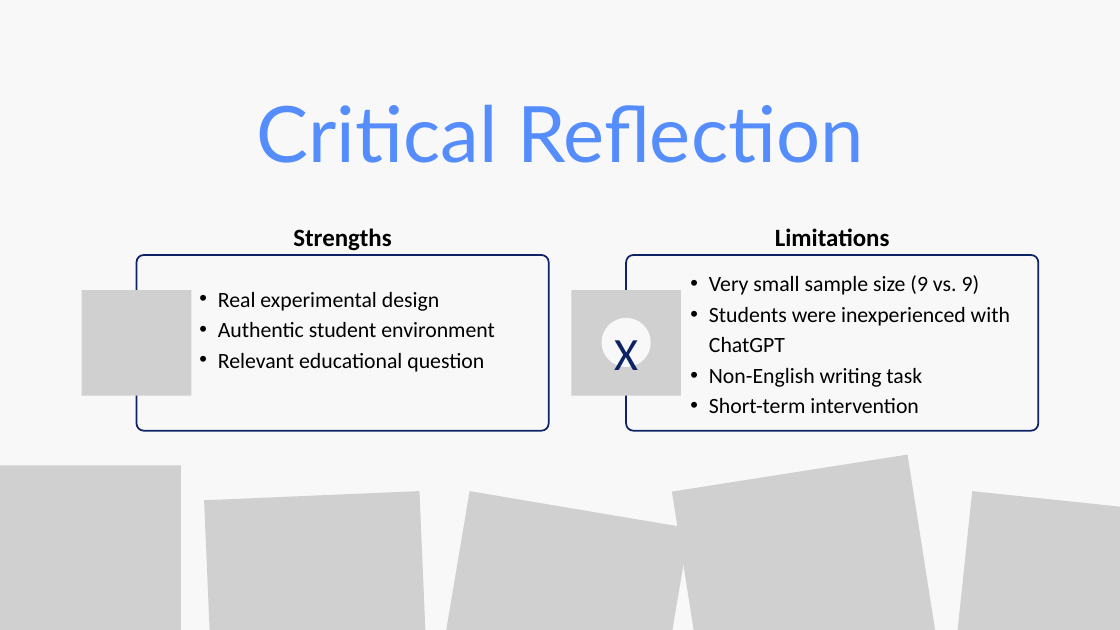
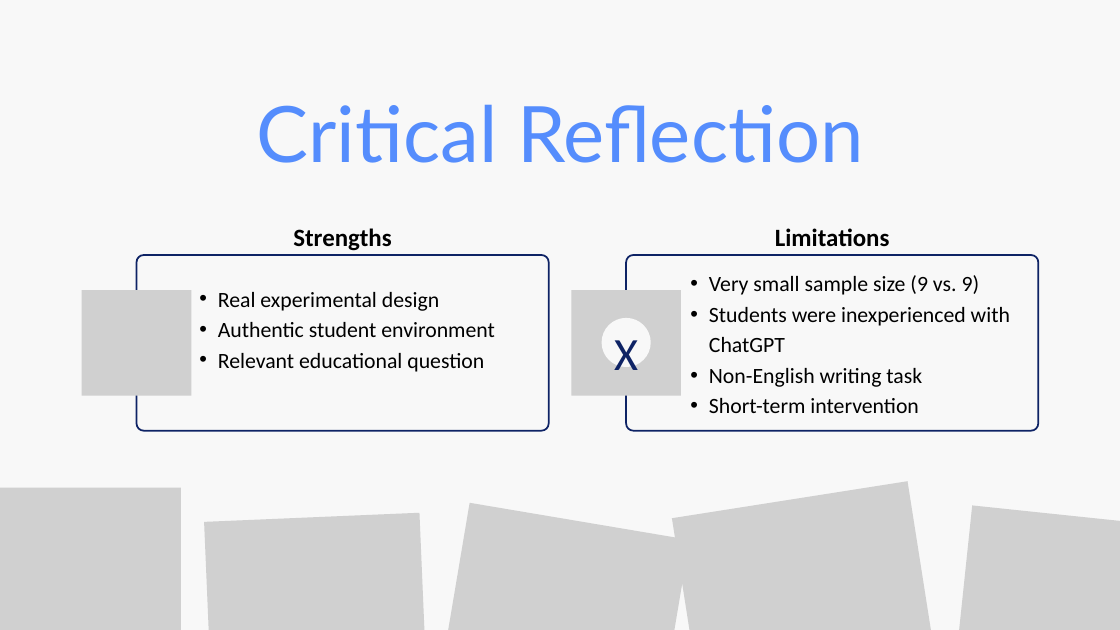
Before and after one commit to tinasophie15/tcpp_project_chatgpt_learning, a slide deck: slide 5 of Lightning Talk Christina.pptx. Drawn at 1120x630 pixels with LibreOffice and Linux fonts; fonts in the diff are those of the drawing; grey boxes stand for pictures. Boxes give left, top, right and bottom in pixels: in the first picture for what was removed or moved away, otherwise in the second. Text is boxed around its words. In the diff, an @@ line names an element or a change of style, - is before the commit and + after.

```diff
--- a/Lightning Talk Christina.pptx
+++ b/Lightning Talk Christina.pptx
@@ picture: place and size @@
-picture at <box>0,465,181,630</box>
+picture at <box>0,488,181,630</box>
@@ picture: place and size @@
-picture at <box>430,491,690,630</box>
+picture at <box>430,503,690,630</box>
@@ picture: place and size @@
-picture at <box>672,454,942,630</box>
+picture at <box>672,481,942,630</box>
@@ picture: place and size @@
-picture at <box>953,491,1120,630</box>
+picture at <box>953,505,1120,630</box>
@@ picture: place and size @@
-picture at <box>204,491,428,630</box>
+picture at <box>204,513,428,630</box>
```
Also in this commit, not shown: 4 other slides changed, 1 slide added, 1 slide removed.
